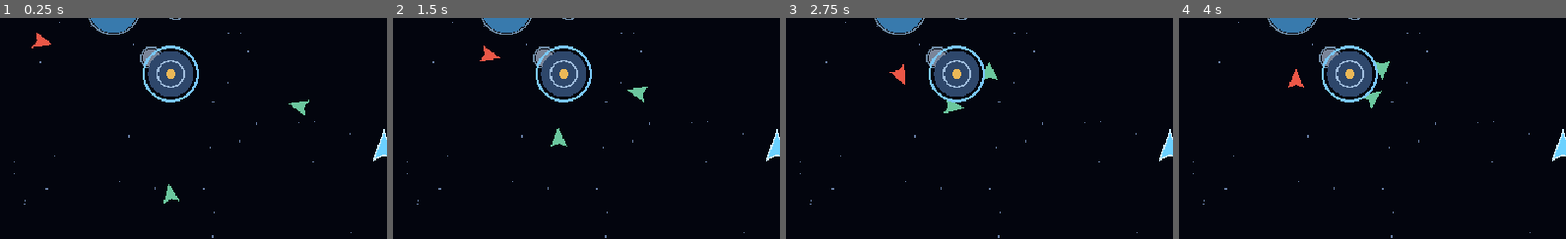
Above: before the commit, frames 1-4 (left to right).
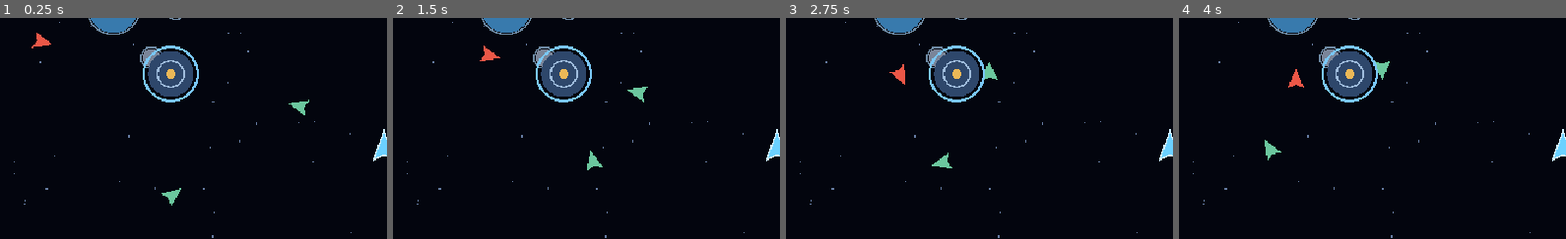
Above: after the commit, the same moments.

Repository: DARTVADER1-DROID/Star-Forge
Game: Godot game, scene res://scenes/main.tscn
Two runs of this game, one before a commit and one after it. Both use one fixed random seed, a clock stepped at 60 frames per second and the inputs below.
Inputs (mouse positions are % of the whole screen's width and height, from its top left):
- Up to frame 1 (0.25 s): no input
- Up to frame 2 (1.5 s): move the mouse to (72, 45) at 0.52 s; click (72, 45) at 0.67 s; drag from (29, 55) to (12, 29) at 1.27 s
- Up to frame 3 (2.75 s): move the mouse to (60, 28) at 2.02 s; click (60, 28) at 2.17 s
- Up to frame 4 (4 s): drag from (45, 70) to (19, 35) at 2.77 s; move the mouse to (80, 65) at 3.52 s; click (80, 65) at 3.67 s
The pictures show only the part of the screen within x 0-50%, y 21-71%; the shares and areas given below are measured in that part.

The runs differ from the first frame. In frame 1, 0.1% of the frame differs, in the area x 41-47%, y 75-85%; in frame 2, 0.3%, in the area x 40-55%, y 49-69%; in frame 3, 0.3%; in frame 4, 0.3%.

Commit message:
Refactor projectiles for bounded object pooling

Diff:
--- a/scripts/combat/projectile.gd
+++ b/scripts/combat/projectile.gd
@@ -1,11 +1,13 @@
 extends Area2D
 class_name SpaceProjectile
 
-@export var speed := 360.0
 @export var lifetime := 1.8
-@export var damage := 24.0
+
+var speed := 360.0
+var damage := 24.0
 var direction := Vector2.UP
 var from_player := true
+var active := false
 var _age := 0.0
 
 func _ready() -> void:
@@ -15,24 +17,57 @@
     collision.shape = shape
     add_child(collision)
     body_entered.connect(_on_body_entered)
+    monitoring = false
+    visible = false
+    set_physics_process(false)
 
-func _process(delta: float) -> void:
+func activate(
+    spawn_position: Vector2,
+    travel_direction: Vector2,
+    fired_by_player: bool,
+    projectile_damage: float,
+    projectile_speed: float
+) -> void:
+    global_position = spawn_position
+    direction = travel_direction.normalized()
+    from_player = fired_by_player
+    damage = projectile_damage
+    speed = projectile_speed
+    _age = 0.0
+    active = true
+    visible = true
+    set_physics_process(true)
+    set_deferred("monitoring",true)
+
+func deactivate() -> void:
+    active = false
+    visible = false
+    set_physics_process(false)
+    set_deferred("monitoring",false)
+
+func _physics_process(delta: float) -> void:
+    if not active:
+        return
     _age += delta
     if _age >= lifetime:
-        queue_free()
+        deactivate()
         return
-    global_position += direction.normalized() * speed * delta
+    global_position += direction * speed * delta
 
 func _on_body_entered(body: Node2D) -> void:
-    if body is SpaceAsteroid or body is PlanetBody:
-        queue_free()
+    if not active:
+        return
+    if body is SpaceAsteroid or body is PlanetBody or body is StationBody:
+        deactivate()
     elif from_player and body is NPCShip:
         (body as NPCShip).apply_damage(damage)
-        queue_free()
+        deactivate()
     elif not from_player and body is PlayerShip:
         (body as PlayerShip).apply_damage(damage)
-        queue_free()
+        deactivate()
 
 func _draw() -> void:
-    draw_line(Vector2.ZERO, -direction.normalized() * 9.0, Color(1.0,0.82,0.38), 3.0)
-    draw_circle(Vector2.ZERO, 2.0, Color(1.0,0.96,0.72))
+    if not active:
+        return
+    draw_line(Vector2.ZERO,-direction*9.0,Color(1.0,0.82,0.38),3.0)
+    draw_circle(Vector2.ZERO,2.0,Color(1.0,0.96,0.72))
